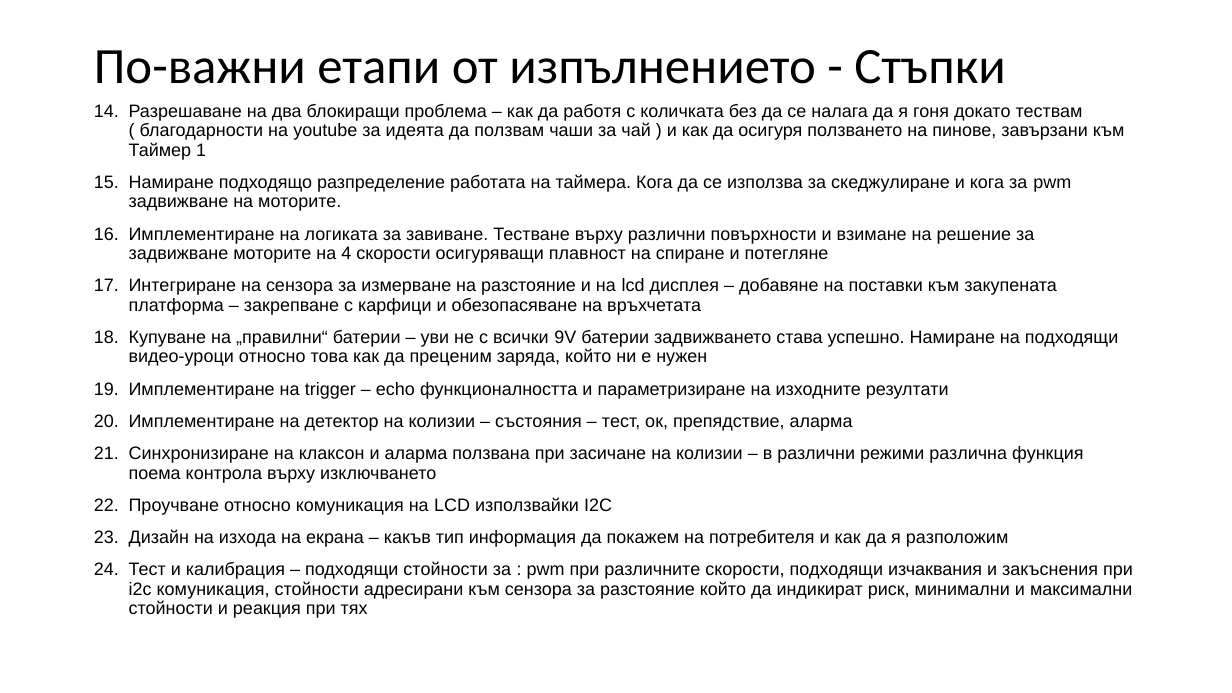
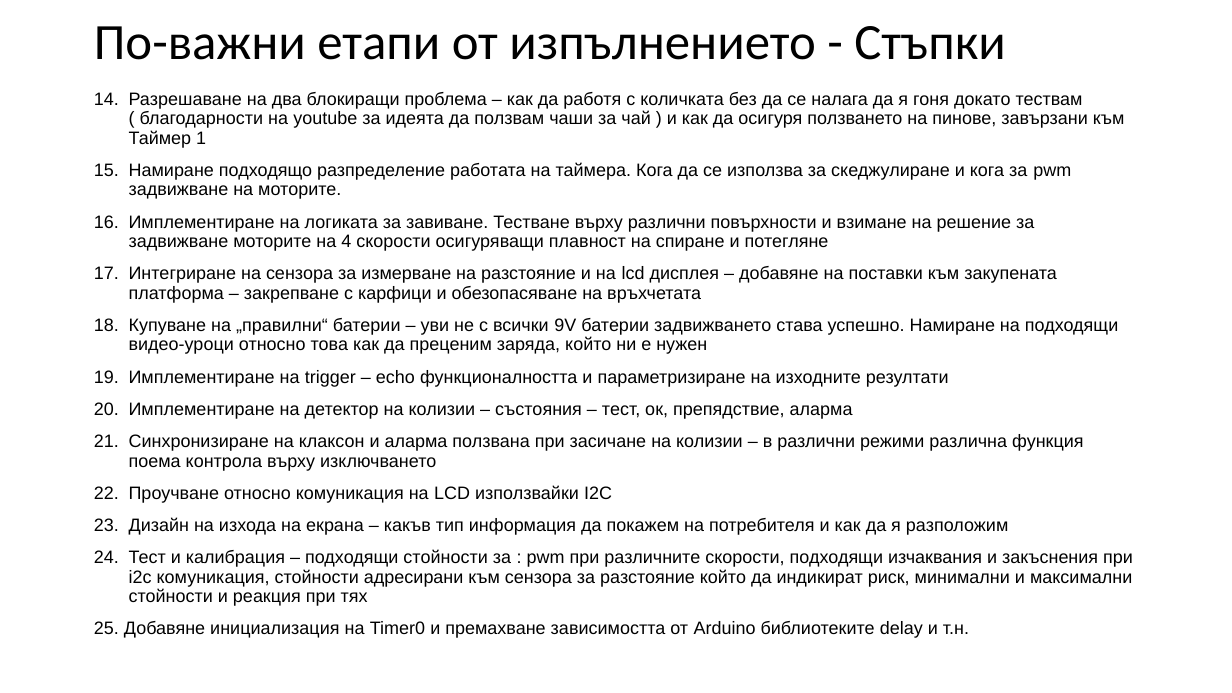
Before and after one commit to PavelKanazirev/arduino, a slide deck: slide 7 of docs/Presentation/ProjectKosmatko.pptx. Drawn at 1232x693 pixels with LibreOffice and Linux fonts; fonts in the diff are those of the drawing. Boxes give left, top, right and bottom in pixels: in the first picture for what was removed or moved away, otherwise in the second. Text is boxed around its words. In the diff, an @@ line names an element or a change of style, - is before the commit and + after.

```diff
--- a/docs/Presentation/ProjectKosmatko.pptx
+++ b/docs/Presentation/ProjectKosmatko.pptx
@@ title "По-важни етапи от изпълнението - ...": place and size @@
-title "По-важни етапи от изпълнението - ..." at <box>94,50,1005,84</box>
+title "По-важни етапи от изпълнението - ..." at <box>94,26,1005,60</box>
@@ text "Разрешаване на два блокиращи проблема ...": place and size @@
-text "Разрешаване на два блокиращи проблема ..." at <box>129,104,1133,618</box>
+text "Разрешаване на два блокиращи проблема ..." at <box>94,92,1133,638</box>
@@ text at <box>94,621,969,638</box>: paragraph added @@
+25. Добавяне инициализация на Timer0 и премахване зависимостта от Arduino библиотеките delay и т.н.
```
Also in this commit, not shown: 2 other slides changed, 1 slide added.
